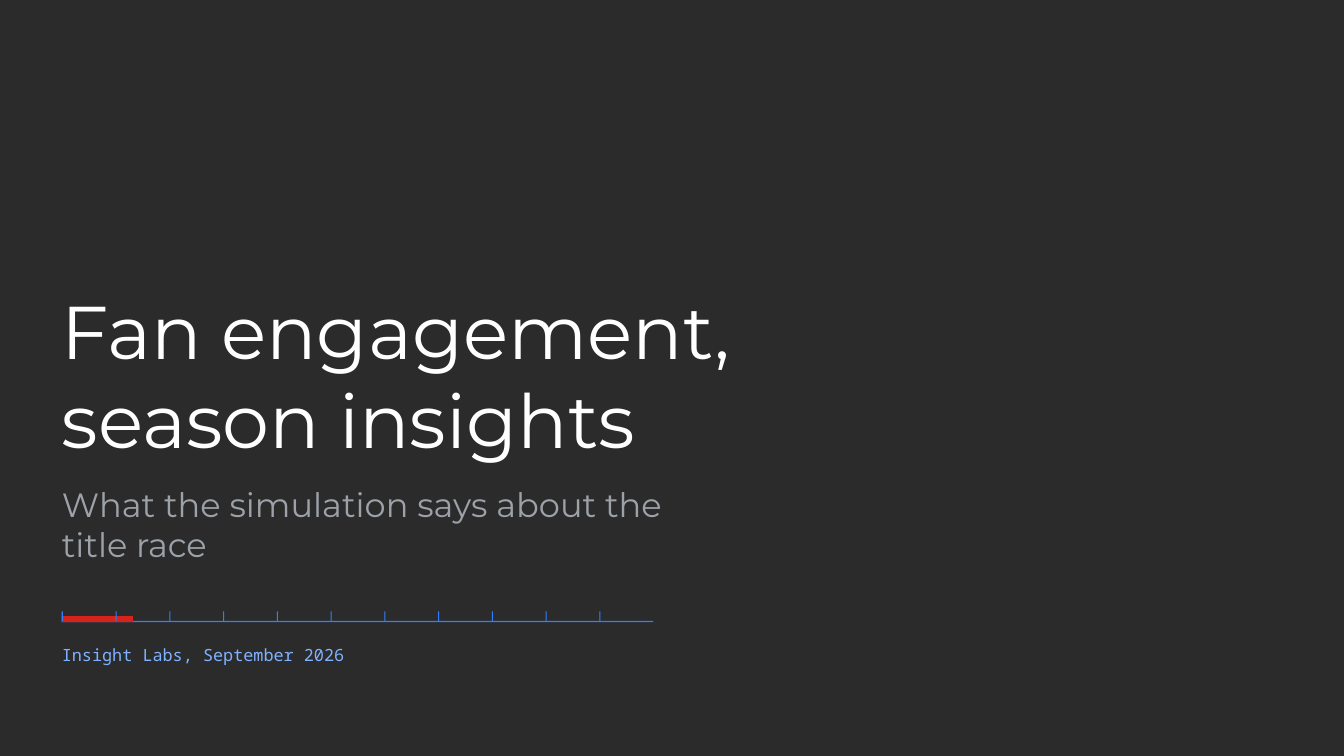
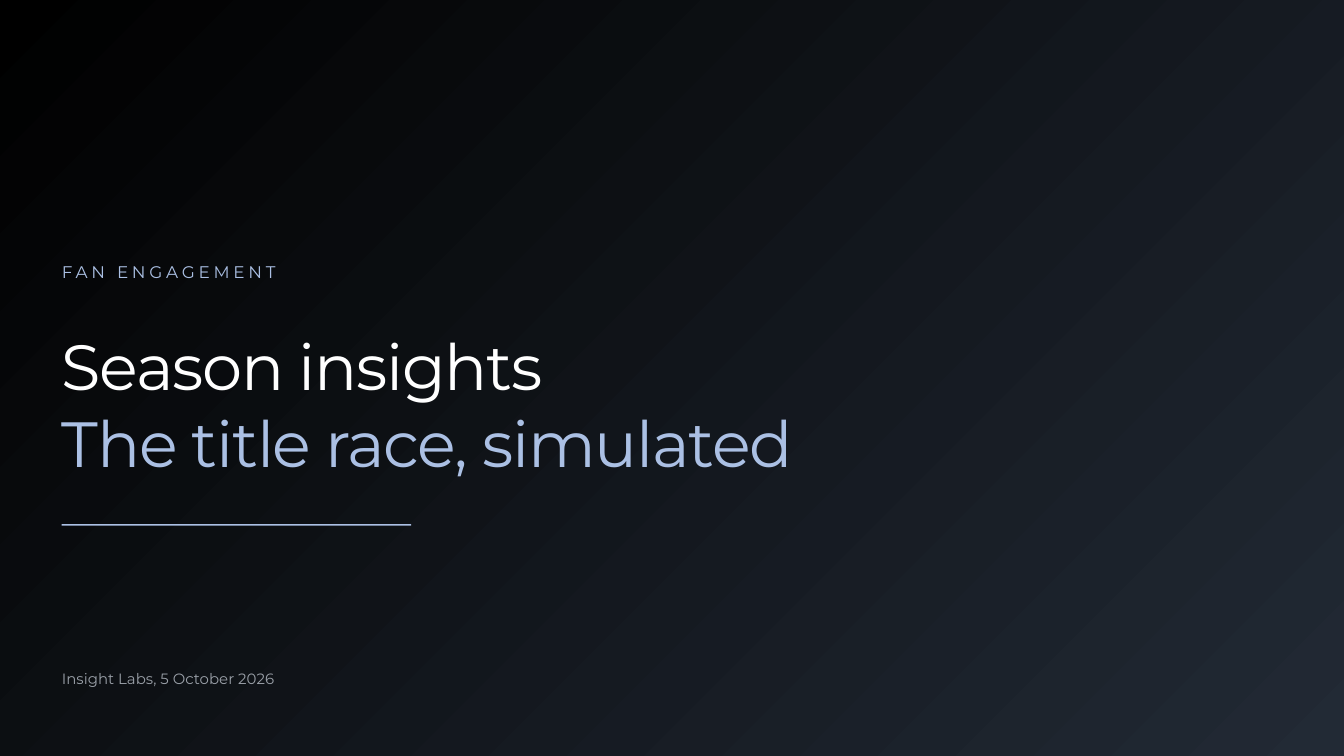
Before and after one commit to Smedley-Group-Advanced-Technology/brand-book-sg, a slide deck: slide 13 of assets/templates/smedley-group-slides.pptx (slide 16 before the commit). Drawn at 1344x756 pixels with LibreOffice and Linux fonts; fonts in the diff are those of the drawing; background and template pictures are left out; a plain dark background stands for a picture behind light text. Boxes give left, top, right and bottom in pixels: in the first picture for what was removed or moved away, otherwise in the second. Text is boxed around its words. In the diff, an @@ line names an element or a change of style, - is before the commit and + after.

```diff
--- a/assets/templates/smedley-group-slides.pptx
+++ b/assets/templates/smedley-group-slides.pptx
@@ background picture (left out) to gradient #000000 to #222A35 @@
@@ text added at (62,266,275,278), 9 pt, text #ABC0E4 @@
+FAN ENGAGEMENT
@@ title at (62,342,543,403): text changed; size 40 to 34.2 pt @@
-Fan engagement, season insights
+Season insights
@@ text added at (62,419,793,477), 34.2 pt, text #ABC0E4 @@
+The title race, simulated
@@ text removed at (62,492,662,557) @@
-What the simulation says about the title race
@@ rectangle added at (62,524,411,526), fill #ABC0E4 @@
@@ rectangle removed at (62,621,653,622) @@
@@ rectangle removed at (62,616,133,621) @@
@@ rectangle removed at (62,612,63,621) @@
@@ rectangle removed at (116,612,117,621) @@
@@ rectangle removed at (169,612,171,621) @@
@@ rectangle removed at (223,612,224,621) @@
@@ rectangle removed at (277,612,278,621) @@
@@ rectangle removed at (331,612,332,621) @@
@@ rectangle removed at (384,612,386,621) @@
@@ rectangle removed at (438,612,439,621) @@
@@ rectangle removed at (492,612,493,621) @@
@@ rectangle removed at (546,612,547,621) @@
@@ rectangle removed at (599,612,601,621) @@
@@ text at (62,673,274,687): text changed; size 9 to 8 pt; font Noto Sans Mono to Montserrat; text colour #7FB2FF to #9AA0A8 @@
-Insight Labs, September 2026
+Insight Labs, 5 October 2026
```
Also in this commit, not shown: 10 other slides changed, 3 slides added, 6 slides removed, 26 other files.
